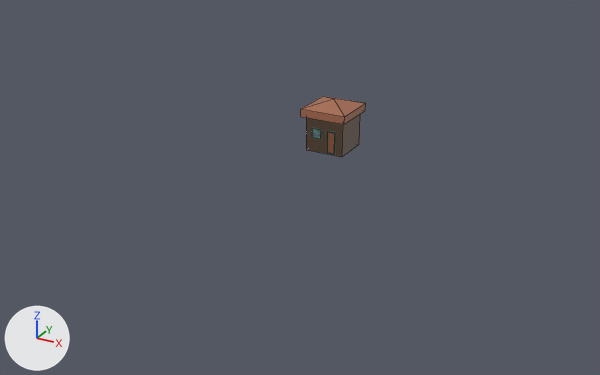
The Blender file Objects/Houses.blend: old version first, new version second.
Rendered twice from a camera (50 mm lens) standing at (17.6, -35.5, 15.1) and looking at (-0.5, -2.6, -1.3). Lighting does not change. The marker at lower left points along +X, +Y and +Z. Mesh edges are drawn as thin lines on the coarser meshes.

Objects in the first picture: 'Base', 'Roof'.
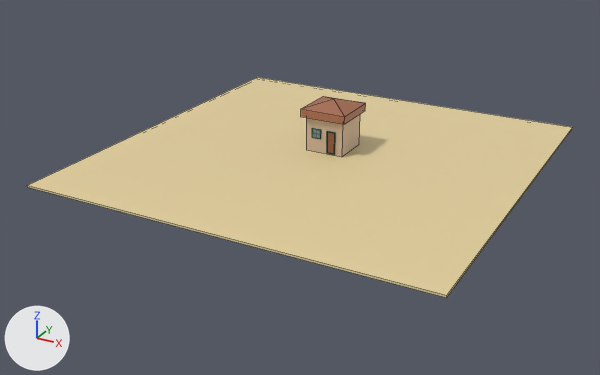
The newer file is also turned or shifted as a whole; pictures and numbers use the older file's frame.

Changed parts and their boxes (x1, y1, x2, y2) in the pictures (600 x 375 px):
'Floor', added (beige): after (27, 77, 573, 298)

The change, as a list of edits to the scene's bpy script:
```text
Add mat_floormaterial:
    mat_floormaterial = principled_material('FloorMaterial')
    mat_floormaterial.base_color = (0.8, 0.652, 0.348)  # beige #e7d39f
Add me_cube:
    me_cube.from_pydata(...)  # a box spanning x -1.0..1.0, y -1.0..1.0, z -1.0..1.0
    me_cube.materials.append(mat_floormaterial)  # beige #e7d39f
Add ob_floor:
    ob_floor = bpy.data.objects.new('Floor', me_cube)
    ob_floor.location = (0.0, -1.0, -0.05)
    ob_floor.scale = (10.0, 10.0, 0.05)
```
